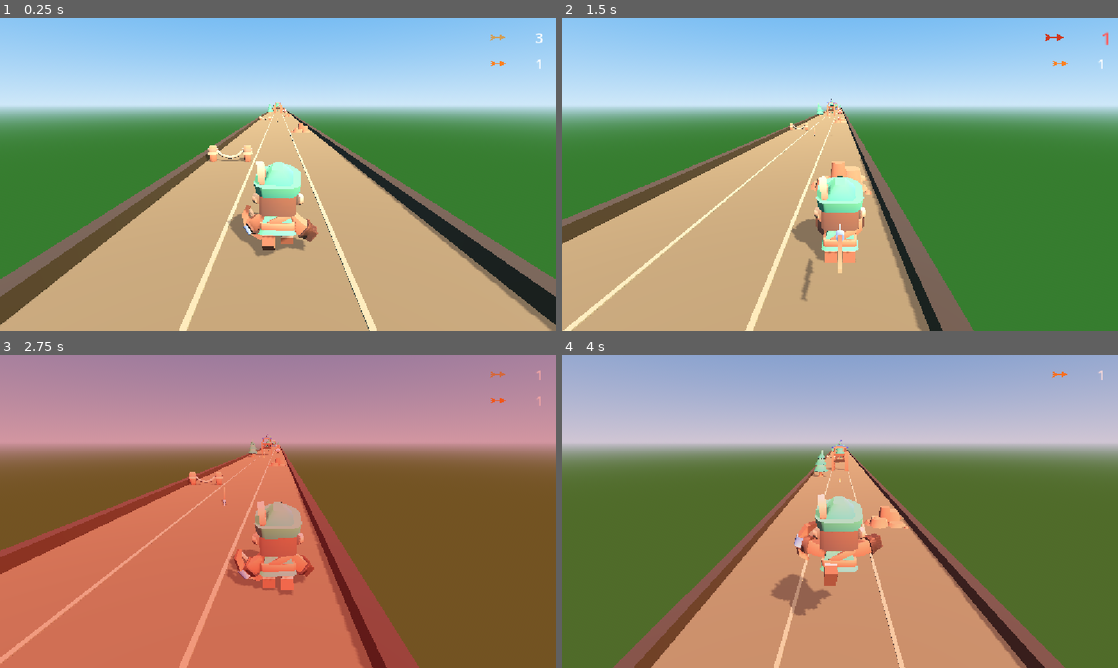
Above: before the commit, frames 1-4 (two rows, left to right).
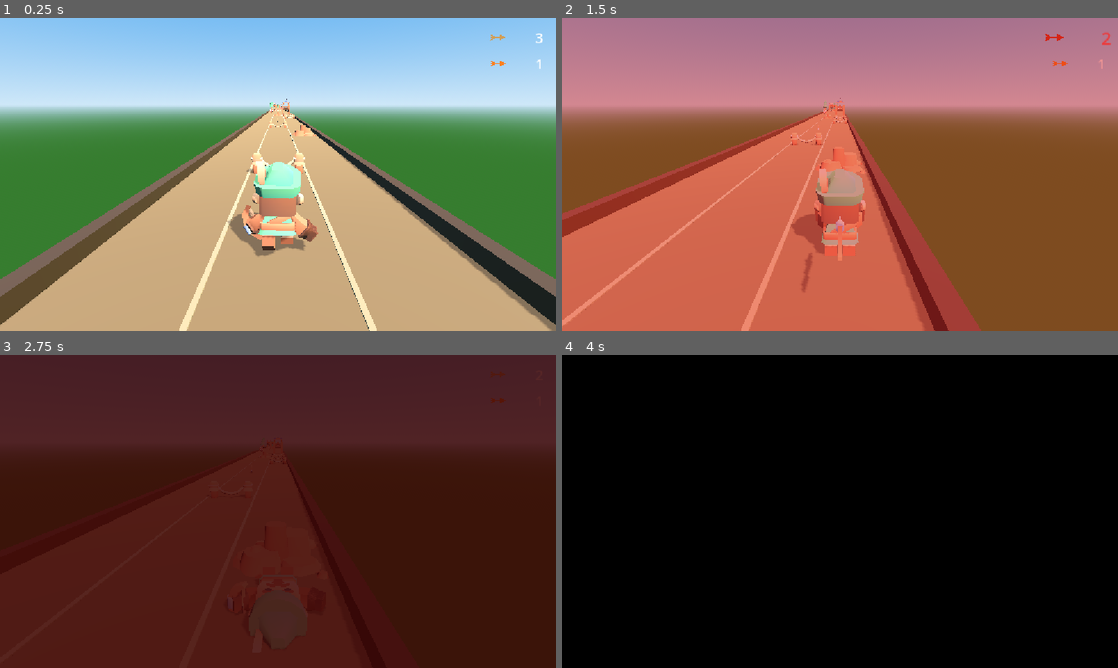
Above: after the commit, the same moments.

Repository: emrullah-enis-ctnky/RobinRunnerGame-Godot
Game: Godot game, scene res://scenes/world/world.tscn
Same seed, same stepped clock (60 frames per second), same inputs: the game is played once before the commit and once after it.
Inputs (mouse positions are in pixels of both pictures, inside the frame that each line leads up to):
- Up to frame 1 (0.25 s): no input
- Up to frame 2 (1.5 s): tap Enter (ui_accept) at 0.5 s; move the mouse to (962, 158) at 0.52 s; hold Right (move_right) 0.53-1.25 s; tap Space (jump) at 0.6, 0.77, 1.07 s; click (962, 158) at 0.67 s; drag from (728, 190) to (812, 237) at 1.27 s
- Up to frame 3 (2.75 s): move the mouse to (333, 442) at 2.02 s; hold Right (move_right) from 2.03 s (still down); tap Space (jump) at 2.1 s
- Up to frame 4 (4 s): release Right (move_right) at 2.75 s; drag from (812, 574) to (673, 464) at 2.77 s; move the mouse to (1006, 558) at 3.52 s; hold Left (move_left) from 3.53 s (still down); tap Space (jump) at 3.6, 3.77 s

The runs differ from the first frame. In frame 1, 0.7% of the frame differs, in the area x 37-57%, y 25-50%; in frame 2, 100%; in frame 3, 100%; in frame 4, 100%, in the area x 0-100%, y 0-100%.

Commit message:
feat(world): randomize chunk hazards with a fair route
Every chunk variant carried one authored layout, so recycled chunks looked
identical. Each chunk now rebuilds 2-4 hazard rows from a flavored palette on
activation, keeping at least one lane open per row and never forcing a
two-lane jump between dense rows.

Co-authored-by: CommandCodeBot <noreply@commandcode.ai>

Diff:
--- a/scenes/world/chunks/track_chunk_forest.tscn
+++ b/scenes/world/chunks/track_chunk_forest.tscn
@@ -1,25 +1,18 @@
 [gd_scene format=3 uid="uid://c8chunkforest"]
 
 [ext_resource type="PackedScene" uid="uid://c6trackchunkbase" path="res://scenes/world/track_chunk_base.tscn" id="1_base"]
-[ext_resource type="PackedScene" path="res://scenes/obstacles/obstacle_tree.tscn" id="2_tree"]
-[ext_resource type="PackedScene" uid="uid://coverheadarch" path="res://scenes/world/props/overhead_arch.tscn" id="3_arch"]
-[ext_resource type="PackedScene" path="res://scenes/obstacles/target_archery.tscn" id="4_target"]
-[ext_resource type="PackedScene" path="res://scenes/obstacles/obstacle_tree_tall.tscn" id="5_tree_tall"]
-[ext_resource type="PackedScene" path="res://scenes/combat/arrow_pickup_flame.tscn" id="6_pickup_flame"]
+[ext_resource type="Script" path="res://scripts/world/chunk_hazard_generator.gd" id="2_generator"]
+[ext_resource type="PackedScene" path="res://scenes/obstacles/obstacle_tree.tscn" id="3_tree"]
+[ext_resource type="PackedScene" uid="uid://coverheadarch" path="res://scenes/world/props/overhead_arch.tscn" id="4_arch"]
+[ext_resource type="PackedScene" path="res://scenes/obstacles/target_archery.tscn" id="5_target"]
+[ext_resource type="PackedScene" path="res://scenes/obstacles/obstacle_tree_tall.tscn" id="6_tree_tall"]
+[ext_resource type="PackedScene" path="res://scenes/combat/arrow_pickup_flame.tscn" id="7_pickup_flame"]
 
 [node name="TrackChunkForest" instance=ExtResource("1_base")]
 
-[node name="TreeLeftLane" parent="LaneObjects" index="0" instance=ExtResource("2_tree")]
-transform = Transform3D(1, 0, 0, 0, 1, 0, 0, 0, 1, -2, 0, -8)
+[node name="ChunkHazards" type="Node3D" parent="."]
+script = ExtResource("2_generator")
+hazard_scenes = Array[PackedScene]([ExtResource("3_tree"), ExtResource("4_arch"), ExtResource("5_target"), ExtResource("6_tree_tall")])
 
-[node name="OverheadArchCenter" parent="LaneObjects" index="1" instance=ExtResource("3_arch")]
-transform = Transform3D(1, 0, 0, 0, 1, 0, 0, 0, 1, 0, 0, -14)
-
-[node name="TargetRightLane" parent="LaneObjects" index="2" instance=ExtResource("4_target")]
-transform = Transform3D(1, 0, 0, 0, 1, 0, 0, 0, 1, 2, 0, -20)
-
-[node name="TreeTallCenterLane" parent="LaneObjects" index="3" instance=ExtResource("5_tree_tall")]
-transform = Transform3D(1, 0, 0, 0, 1, 0, 0, 0, 1, 0, 0, -26)
-
-[node name="FlameArrowCenter" parent="Pickups" index="0" instance=ExtResource("6_pickup_flame")]
+[node name="FlameArrowCenter" parent="Pickups" index="0" instance=ExtResource("7_pickup_flame")]
 transform = Transform3D(1, 0, 0, 0, 1, 0, 0, 0, 1, 0, 0, -4)
--- a/scenes/world/chunks/track_chunk_rocky.tscn
+++ b/scenes/world/chunks/track_chunk_rocky.tscn
@@ -1,28 +1,18 @@
 [gd_scene format=3 uid="uid://c8chunkrocky"]
 
 [ext_resource type="PackedScene" uid="uid://c6trackchunkbase" path="res://scenes/world/track_chunk_base.tscn" id="1_base"]
-[ext_resource type="PackedScene" path="res://scenes/obstacles/obstacle_rocks.tscn" id="2_rocks"]
-[ext_resource type="PackedScene" path="res://scenes/obstacles/barrier_fragile.tscn" id="3_barrier"]
-[ext_resource type="PackedScene" path="res://scenes/obstacles/obstacle_tree.tscn" id="4_tree"]
-[ext_resource type="PackedScene" path="res://scenes/obstacles/obstacle_log.tscn" id="5_log"]
-[ext_resource type="PackedScene" path="res://scenes/combat/arrow_pickup_normal.tscn" id="6_pickup_normal"]
+[ext_resource type="Script" path="res://scripts/world/chunk_hazard_generator.gd" id="2_generator"]
+[ext_resource type="PackedScene" path="res://scenes/obstacles/obstacle_rocks.tscn" id="3_rocks"]
+[ext_resource type="PackedScene" path="res://scenes/obstacles/barrier_fragile.tscn" id="4_barrier"]
+[ext_resource type="PackedScene" path="res://scenes/obstacles/obstacle_tree.tscn" id="5_tree"]
+[ext_resource type="PackedScene" path="res://scenes/obstacles/obstacle_log.tscn" id="6_log"]
+[ext_resource type="PackedScene" path="res://scenes/combat/arrow_pickup_normal.tscn" id="7_pickup_normal"]
 
 [node name="TrackChunkRocky" instance=ExtResource("1_base")]
 
-[node name="RocksCenterLane" parent="LaneObjects" index="0" instance=ExtResource("2_rocks")]
-transform = Transform3D(1, 0, 0, 0, 1, 0, 0, 0, 1, 0, 0, -8)
+[node name="ChunkHazards" type="Node3D" parent="."]
+script = ExtResource("2_generator")
+hazard_scenes = Array[PackedScene]([ExtResource("3_rocks"), ExtResource("4_barrier"), ExtResource("5_tree"), ExtResource("6_log")])
 
-[node name="FragileBarrierLeftLane" parent="LaneObjects" index="1" instance=ExtResource("3_barrier")]
-transform = Transform3D(1, 0, 0, 0, 1, 0, 0, 0, 1, -2, 0, -14)
-
-[node name="TreeRightLane" parent="LaneObjects" index="2" instance=ExtResource("4_tree")]
-transform = Transform3D(1, 0, 0, 0, 1, 0, 0, 0, 1, 2, 0, -20)
-
-[node name="LogCenterLane" parent="LaneObjects" index="3" instance=ExtResource("5_log")]
-transform = Transform3D(1, 0, 0, 0, 1, 0, 0, 0, 1, 0, 0, -26)
-
-[node name="NormalArrowLeftLane" parent="Pickups" index="0" instance=ExtResource("6_pickup_normal")]
+[node name="NormalArrowLeftLane" parent="Pickups" index="0" instance=ExtResource("7_pickup_normal")]
 transform = Transform3D(1, 0, 0, 0, 1, 0, 0, 0, 1, -2, 0, -5)
-
-[node name="NormalArrowOnRocks" parent="Pickups" index="1" instance=ExtResource("6_pickup_normal")]
-transform = Transform3D(1, 0, 0, 0, 1, 0, 0, 0, 1, 0, 0.82, -8)
--- a/scenes/world/chunks/track_chunk_straight.tscn
+++ b/scenes/world/chunks/track_chunk_straight.tscn
@@ -1,17 +1,16 @@
 [gd_scene format=3 uid="uid://c8chunkstraight"]
 
 [ext_resource type="PackedScene" uid="uid://c6trackchunkbase" path="res://scenes/world/track_chunk_base.tscn" id="1_base"]
-[ext_resource type="PackedScene" path="res://scenes/obstacles/obstacle_fence.tscn" id="2_fence"]
-[ext_resource type="PackedScene" path="res://scenes/obstacles/obstacle_stones.tscn" id="3_stones"]
-[ext_resource type="PackedScene" path="res://scenes/combat/arrow_pickup_normal.tscn" id="4_pickup_normal"]
+[ext_resource type="Script" path="res://scripts/world/chunk_hazard_generator.gd" id="2_generator"]
+[ext_resource type="PackedScene" path="res://scenes/obstacles/obstacle_fence.tscn" id="3_fence"]
+[ext_resource type="PackedScene" path="res://scenes/obstacles/obstacle_stones.tscn" id="4_stones"]
+[ext_resource type="PackedScene" path="res://scenes/combat/arrow_pickup_normal.tscn" id="5_pickup_normal"]
 
 [node name="TrackChunkStraight" instance=ExtResource("1_base")]
 
-[node name="FenceLeftLane" parent="LaneObjects" index="0" instance=ExtResource("2_fence")]
-transform = Transform3D(1, 0, 0, 0, 1, 0, 0, 0, 1, -2, 0, -10)
+[node name="ChunkHazards" type="Node3D" parent="."]
+script = ExtResource("2_generator")
+hazard_scenes = Array[PackedScene]([ExtResource("3_fence"), ExtResource("4_stones")])
 
-[node name="StonesRightLane" parent="LaneObjects" index="1" instance=ExtResource("3_stones")]
-transform = Transform3D(1, 0, 0, 0, 1, 0, 0, 0, 1, 2, 0, -22)
-
-[node name="NormalArrowCenter" parent="Pickups" index="0" instance=ExtResource("4_pickup_normal")]
+[node name="NormalArrowCenter" parent="Pickups" index="0" instance=ExtResource("5_pickup_normal")]
 transform = Transform3D(1, 0, 0, 0, 1, 0, 0, 0, 1, 0, 0, -5)
--- a/scripts/obstacles/toppling_barrier.gd
+++ b/scripts/obstacles/toppling_barrier.gd
@@ -25,20 +25,6 @@
 	# The pivot is the model origin at the ladder's bottom centre, so a basis rotation
 	# around it reads as the whole ladder tipping over that point.
 	set_physics_process(false)
-
-	var chunk: Node = _find_chunk()
-	if chunk != null:
-		chunk.activated.connect(restore)
-
-
-## Returns the pooled track chunk this barrier belongs to, when there is one.
-func _find_chunk() -> TrackChunk:
-	var node: Node = get_parent()
-	while node != null:
-		if node is TrackChunk:
-			return node as TrackChunk
-		node = node.get_parent()
-	return null
 
 
 ## Starts the fall in place of the default hide-on-destroy behaviour.
--- /dev/null
+++ b/scripts/world/chunk_hazard_generator.gd
@@ -0,0 +1,133 @@
+class_name ChunkHazardGenerator
+extends Node3D
+## Rebuilds a chunk's hazards with a fresh, always-passable layout on every reuse.
+
+const _NO_LANE: int = 99
+
+@export var hazard_scenes: Array[PackedScene] = []
+@export var row_offsets: Array[float] = [-8.0, -14.0, -20.0, -26.0]
+@export var min_rows: int = 2
+@export var max_rows: int = 4
+@export_range(0.0, 1.0) var double_row_chance: float = 0.35
+
+var _rng: RandomNumberGenerator = RandomNumberGenerator.new()
+var _chunk: TrackChunk
+var _lane_objects: Node3D
+var _generated: Array[Node3D] = []
+
+
+## Finds the owning chunk and regenerates the layout every time it is recycled.
+func _ready() -> void:
+	_rng.randomize()
+	_chunk = _find_chunk()
+	if _chunk == null:
+		return
+
+	_lane_objects = _chunk.get_node_or_null("LaneObjects")
+	_chunk.activated.connect(_generate)
+
+
+## Returns the pooled track chunk this generator belongs to.
+func _find_chunk() -> TrackChunk:
+	var node: Node = get_parent()
+	while node != null:
+		if node is TrackChunk:
+			return node as TrackChunk
+		node = node.get_parent()
+	return null
+
+
+## Clears the previous layout and spawns a new fair set of hazard rows.
+func _generate() -> void:
+	_clear()
+	if _lane_objects == null or hazard_scenes.is_empty():
+		return
+
+	var rows: Array[float] = _pick_rows()
+	var previous_free_lane: int = _NO_LANE
+
+	for row_z in rows:
+		var blocked: Array[int] = []
+		if _rng.randf() < double_row_chance:
+			var free_lane: int = _pick_free_lane(previous_free_lane)
+			for lane in range(3):
+				if lane != free_lane:
+					blocked.append(lane)
+			previous_free_lane = free_lane
+		else:
+			blocked.append(_pick_blocked_lane(previous_free_lane))
+			previous_free_lane = _NO_LANE
+
+		_spawn_row(blocked, row_z)
+
+
+## Picks the row count and returns the chosen row depths in travel order.
+func _pick_rows() -> Array[float]:
+	var candidates: Array[float] = []
+	for offset in row_offsets:
+		candidates.append(offset)
+	_shuffle(candidates)
+
+	var count: int = mini(_rng.randi_range(min_rows, max_rows), candidates.size())
+	var chosen: Array[float] = []
+	for offset in candidates:
+		if chosen.size() >= count:
+			break
+		chosen.append(offset)
+
+	chosen.sort()
+	chosen.reverse()
+	return chosen
+
+
+## Returns a free lane at most one lane away from the previous dense row's free lane.
+func _pick_free_lane(previous_free_lane: int) -> int:
+	if previous_free_lane == _NO_LANE:
+		return _rng.randi_range(0, 2)
+	return clampi(previous_free_lane + _rng.randi_range(-1, 1), 0, 2)
+
+
+## Picks a blocked lane that keeps the previous dense row's free lane open.
+func _pick_blocked_lane(previous_free_lane: int) -> int:
+	if previous_free_lane == _NO_LANE:
+		return _rng.randi_range(0, 2)
+
+	var lane: int = _rng.randi_range(0, 2)
+	while lane == previous_free_lane:
+		lane = _rng.randi_range(0, 2)
+	return lane
+
+
+## Instantiates one distinct hazard per blocked lane in the row.
+func _spawn_row(blocked_lanes: Array[int], row_z: float) -> void:
+	var palette: Array = hazard_scenes.duplicate()
+	_shuffle(palette)
+
+	for i in range(blocked_lanes.size()):
+		var scene: PackedScene = palette[i % palette.size()]
+		var hazard: Node3D = scene.instantiate() as Node3D
+		if hazard == null:
+			continue
+		hazard.position = Vector3(GameConfig.get_lane_x(blocked_lanes[i] - 1), 0.0, row_z)
+		_lane_objects.add_child(hazard)
+		_generated.append(hazard)
+
+
+## Detaches the previous layout immediately so it cannot overlap the new one.
+func _clear() -> void:
+	for hazard in _generated:
+		if not is_instance_valid(hazard):
+			continue
+		if hazard.get_parent() != null:
+			hazard.get_parent().remove_child(hazard)
+		hazard.queue_free()
+	_generated.clear()
+
+
+## Shuffles an array in place with the chunk-local RNG.
+func _shuffle(items: Array) -> void:
+	for i in range(items.size() - 1, 0, -1):
+		var j: int = _rng.randi_range(0, i)
+		var swap: Variant = items[i]
+		items[i] = items[j]
+		items[j] = swap
--- a/tests/unit/test_combat.gd
+++ b/tests/unit/test_combat.gd
@@ -271,8 +271,22 @@
 	add_child(chunk)
 	await get_tree().physics_frame
 
-	var barrier: StaticBody3D = chunk.find_child("FragileBarrierLeftLane", true, false) as StaticBody3D
-	_assert(barrier != null, "The rocky chunk must contain the fragile ladder barrier.")
+	var generator: Node = chunk.get_node_or_null("ChunkHazards")
+	_assert(generator != null, "The rocky chunk must generate its hazards.")
+	if generator == null:
+		chunk.queue_free()
+		_end_test("Ladder Reset On Chunk Reuse")
+		return
+
+	# Force every generated row to be a ladder so the reset can be observed.
+	var ladder_palette: Array[PackedScene] = [BARRIER_SCENE]
+	generator.hazard_scenes = ladder_palette
+
+	chunk.activate(Vector3.ZERO)
+	await get_tree().process_frame
+
+	var barrier: StaticBody3D = _find_ladder(chunk)
+	_assert(barrier != null, "The rocky chunk must present a ladder barrier.")
 	if barrier == null:
 		chunk.queue_free()
 		_end_test("Ladder Reset On Chunk Reuse")
@@ -287,14 +301,27 @@
 	chunk.activate(Vector3(0.0, 0.0, -120.0))
 	await get_tree().process_frame
 
-	_assert(not barrier.is_destroyed, "A recycled chunk must restore its ladder.")
-	_assert(absf(barrier.global_transform.basis.get_euler().x) < 0.01,
-		"A recycled chunk must present an upright ladder.")
-	_assert(barrier.collision_layer == GameConfig.LAYER_TARGET,
-		"A restored ladder must block its lane again.")
+	_assert(not is_instance_valid(barrier), "The toppled ladder must be discarded on reuse.")
+
+	var reset_barrier: StaticBody3D = _find_ladder(chunk)
+	_assert(reset_barrier != null, "A recycled chunk must present a ladder barrier again.")
+	if reset_barrier != null:
+		_assert(not reset_barrier.is_destroyed, "A recycled chunk must restore its ladder.")
+		_assert(absf(reset_barrier.global_transform.basis.get_euler().x) < 0.01,
+			"A recycled chunk must present an upright ladder.")
+		_assert(reset_barrier.collision_layer == GameConfig.LAYER_TARGET,
+			"A restored ladder must block its lane again.")
 
 	chunk.queue_free()
 	_end_test("Ladder Reset On Chunk Reuse")
+
+
+## Returns the first generated ladder barrier under a chunk.
+func _find_ladder(chunk: Node) -> StaticBody3D:
+	for node in chunk.find_children("*", "StaticBody3D", true, false):
+		if node is TopplingBarrier:
+			return node as StaticBody3D
+	return null
 
 
 ## Verifies arrow pickups report their type and hide on player contact.
--- a/tests/unit/test_obstacles.gd
+++ b/tests/unit/test_obstacles.gd
@@ -58,7 +58,7 @@
 	_test_hazard_visual_collider_alignment()
 	_test_lethal_hit_resolution()
 	_test_arch_head_bump_feedback()
-	_test_chunk_route_passability()
+	await _test_chunk_route_passability()
 
 
 ## Verifies every static hazard sits on the obstacle layer with a real collider.
@@ -323,7 +323,7 @@
 	_end_test("Overhead Arch Head-Bump Feedback")
 
 
-## Verifies every chunk row of hazards always leaves at least one clear lane.
+## Verifies every generated chunk layout keeps a passable route with a sensible hazard count.
 func _test_chunk_route_passability() -> void:
 	_start_test("Chunk Hazard Rows & Route Passability")
 
@@ -340,32 +340,59 @@
 
 		add_child(chunk)
 
-		# Group every lane-blocking hazard by the chunk-depth row it occupies
-		var rows: Dictionary = {}
-		for node in chunk.find_children("*", "Node3D", true, false):
-			if not node.is_in_group("obstacle"):
-				continue
-			var row_index: int = int(round(node.position.z / GameConfig.LANE_WIDTH))
-			var lane_index: int = int(round(node.position.x / GameConfig.LANE_WIDTH))
-			if not rows.has(row_index):
-				rows[row_index] = []
-			rows[row_index].append(lane_index)
-
-		_assert(rows.size() > 0, "%s must place at least one hazard row." % path)
+		# Re-activate repeatedly so the random layouts are all inspected.
+		for _iteration in range(30):
+			chunk.activate(Vector3.ZERO)
+			await get_tree().process_frame
+			_assert_chunk_layout(chunk, path)
+
+		chunk.queue_free()
+
+	_end_test("Chunk Hazard Rows & Route Passability")
+
+
+## Groups one generated layout into hazard rows and asserts the route stays reachable.
+func _assert_chunk_layout(chunk: Node3D, path: String) -> void:
+	var rows: Dictionary = {}
+	for node in chunk.find_children("*", "Node3D", true, false):
+		# The arch body lives in its own group but still occupies a lane.
+		if not (node.is_in_group("obstacle") or node.is_in_group("overhead_barrier")):
+			continue
+		var local: Vector3 = chunk.to_local(node.global_position)
+		var row_index: int = int(round(local.z / GameConfig.LANE_WIDTH))
+		var lane_index: int = int(round(local.x / GameConfig.LANE_WIDTH))
+		if not rows.has(row_index):
+			rows[row_index] = []
+		rows[row_index].append(lane_index)
+
+	_assert(rows.size() >= 2 and rows.size() <= 4,
+		"%s must place 2-4 hazard rows per chunk (got %d)." % [path, rows.size()])
+
+	var row_order: Array = rows.keys()
+	row_order.sort()
+	row_order.reverse()
+
+	var previous_dense_free: int = 99
+	for row_index in row_order:
+		var blocked_lanes: Array = rows[row_index]
+		_assert(blocked_lanes.size() < 3,
+			"%s must never block all three lanes in one row." % path)
 
 		var lanes: Array = [GameConfig.LANE_LEFT, GameConfig.LANE_CENTER, GameConfig.LANE_RIGHT]
-		for row_index in rows.keys():
-			var blocked_lanes: Array = rows[row_index]
-			var free_lanes: int = 0
-			for lane in lanes:
-				if not blocked_lanes.has(lane):
-					free_lanes += 1
-			_assert(free_lanes >= 1,
-				"%s row at z=%.0f must leave a clear lane (free: %d)." % [path, float(row_index) * GameConfig.LANE_WIDTH, free_lanes])
-
-		chunk.queue_free()
-
-	_end_test("Chunk Hazard Rows & Route Passability")
+		var free_lanes: Array = []
+		for lane in lanes:
+			if not blocked_lanes.has(lane):
+				free_lanes.append(lane)
+		_assert(free_lanes.size() >= 1,
+			"%s row at z=%.0f must leave a clear lane (free: %d)." % [path, float(row_index) * GameConfig.LANE_WIDTH, free_lanes.size()])
+
+		if blocked_lanes.size() >= 2:
+			if previous_dense_free != 99 and free_lanes.size() == 1:
+				_assert(absi(free_lanes[0] - previous_dense_free) <= 1,
+					"%s dense rows must not force a two-lane jump." % path)
+			previous_dense_free = free_lanes[0] if free_lanes.size() == 1 else 99
+		else:
+			previous_dense_free = 99
 
 
 ## Returns the first collision shape directly owned by a physics body.
Not shown, added: scripts/world/chunk_hazard_generator.gd.uid
Not shown, changed: README.md
Not shown, changed: memory-bank/progress.md
